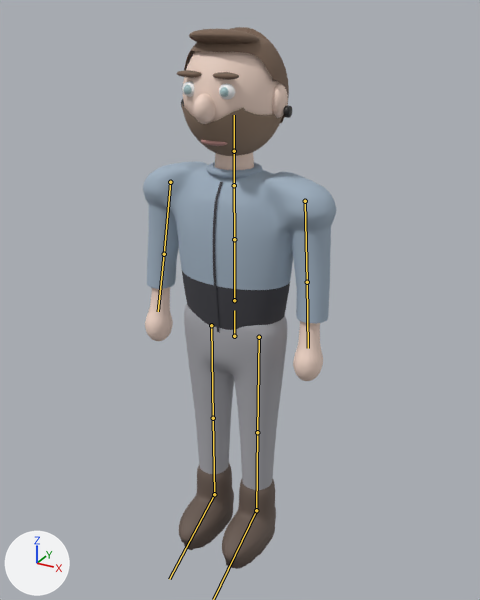
Before and after pictures for a commit that changed the glTF model assets/chars/steffen.glb.
The view is the same before and after, from a 50 mm camera at (1.126, -2.008, 2.091) aimed at (0.011, 0.02, 1.077). The lights are fixed; the arrows at lower left show +X, +Y and +Z. The first picture is the older version. The bones that change are drawn over the model as lines.

Names of what the first picture shows: 'Hals', 'Haut_Koerper', 'Hose', 'Kopf_Gruppe', 'Kragen', 'Schuh_L', 'Schuh_R', 'Shirt', 'Zip'.
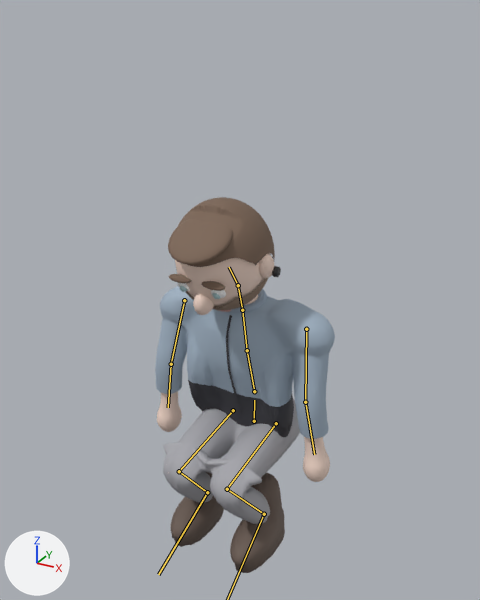
The newer file adds an action. The first version stands in its rest pose; the second is drawn at frame 31 of the action 'Squat'.

Not visible in the pictures: 'Beine'.

Changed parts and their boxes [x1, y1, x2, y2] in the pictures (480 x 600 px):
'Shirt', posed: before [143, 162, 336, 330]; after [155, 286, 335, 439]
'Kopf_Gruppe', posed (8% shorter): before [177, 27, 292, 156]; after [168, 197, 281, 315]
'Hose', posed (33% wider, 33% shorter): before [184, 304, 287, 490]; after [163, 399, 300, 524]
'Schuh_L', posed: before [222, 479, 276, 569]; after [230, 472, 285, 573]
'Haut_Koerper', posed: before [145, 287, 323, 381]; after [157, 391, 330, 482]
'Schuh_R', posed: before [179, 464, 234, 550]; after [171, 472, 224, 547]
'HoseDown', now drawn: after [163, 443, 270, 512]
'Kragen', posed: before [206, 162, 263, 178]; after [230, 289, 267, 313]
'Zip', posed (64% wider, 28% shorter): before [213, 182, 223, 333]; after [226, 315, 243, 423]
'Hals', posed (mostly hidden afterwards): before [215, 152, 254, 170]; after [245, 295, 258, 305]
bone 'Hips', root to tip: before (234, 336) to (234, 310); after (254, 421) to (254, 400)
bone 'Spine', root to tip: before (234, 300) to (234, 239); after (254, 391) to (247, 350)
bone 'Chest', root to tip: before (234, 239) to (234, 185); after (247, 350) to (242, 310)
bone 'Neck', root to tip: before (234, 185) to (234, 151); after (242, 310) to (238, 285)
bone 'Head', root to tip: before (234, 151) to (234, 115); after (238, 285) to (229, 267)
bone 'UpperArm.L', root to tip: before (305, 201) to (307, 282); after (306, 329) to (305, 402)
bone 'LowerArm.L', root to tip: before (307, 282) to (308, 348); after (305, 402) to (314, 454)
bone 'UpperArm.R', root to tip: before (170, 182) to (164, 254); after (184, 300) to (171, 364)
bone 'LowerArm.R', root to tip: before (164, 254) to (158, 311); after (171, 364) to (168, 407)
bone 'UpperLeg.L', root to tip: before (259, 337) to (257, 432); after (276, 423) to (227, 489)
bone 'LowerLeg.L', root to tip: before (257, 432) to (256, 510); after (227, 489) to (264, 514)
bone 'UpperLeg.R', root to tip: before (211, 325) to (213, 418); after (233, 410) to (179, 471)
bone 'LowerLeg.R', root to tip: before (213, 418) to (214, 494); after (179, 471) to (207, 492)
bone 'Foot.R', root to tip: before (214, 494) to (169, 579); after (207, 492) to (158, 574)

The change in detail:
Bone 'Hips' (bone_hips) moves from (0.0, 0.0, 0.0) to (0.0, -0.49, -0.17).
Bone 'Spine' (bone_spine) turns from (0, 0, 0) to (17, 0, 0) degrees about its own x, y and z.
Bone 'Chest' (bone_chest) turns from (0, 0, 0) to (-6, 0, 0) degrees about its own x, y and z.
Bone 'Neck' (bone_neck) turns from (0, 0, 0) to (6, 0, 0) degrees about its own x, y and z.
Bone 'Head' (bone_head) turns from (0, 0, 0) to (18, 0, 0) degrees about its own x, y and z.
Bone 'UpperArm.L' (bone_upperarm_l) turns from (0, 0, 0) to (-20, 0, -4) degrees about its own x, y and z.
Bone 'LowerArm.L' (bone_lowerarm_l) turns from (0, 0, 0) to (20, 0, 0) degrees about its own x, y and z.
Bone 'UpperArm.R' (bone_upperarm_r) turns from (0, 0, 0) to (-20, 0, 4) degrees about its own x, y and z.
Bone 'LowerArm.R' (bone_lowerarm_r) turns from (0, 0, 0) to (20, 0, 0) degrees about its own x, y and z.
Bone 'UpperLeg.L' (bone_upperleg_l) turns from (0, 0, 0) to (-85, 0, -6) degrees about its own x, y and z.
Bone 'LowerLeg.L' (bone_lowerleg_l) turns from (0, 0, 0) to (125, 0, 0) degrees about its own x, y and z.
Bone 'Foot.L' (bone_foot_l) turns from (0, 0, 0) to (-40, 0, 0) degrees about its own x, y and z.
Bone 'UpperLeg.R' (bone_upperleg_r) turns from (0, 0, 0) to (-85, 0, 6) degrees about its own x, y and z.
Bone 'LowerLeg.R' (bone_lowerleg_r) turns from (0, 0, 0) to (125, 0, 0) degrees about its own x, y and z.
Bone 'Foot.R' (bone_foot_r) turns from (0, 0, 0) to (-40, 0, 0) degrees about its own x, y and z.
